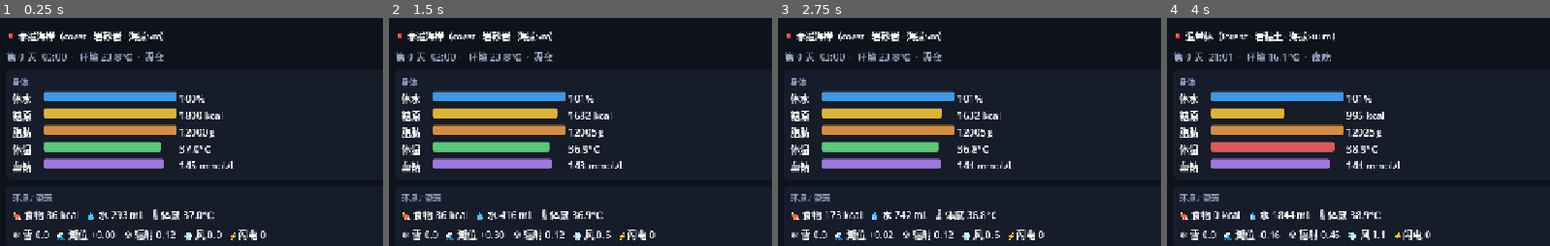
Above: before the commit, frames 1-4 (left to right).
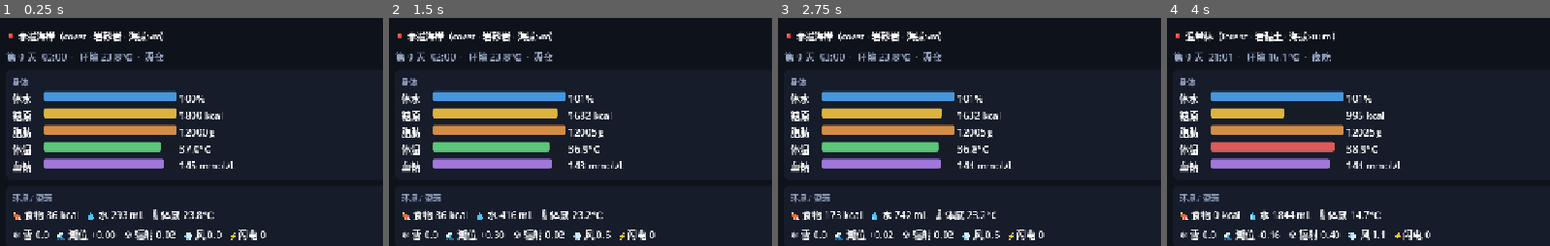
Above: after the commit, the same moments.

Repository: Mass404/survival-model
Game: Godot game, scene res://LocalMain.tscn
Same seed, same stepped clock (60 frames per second), same inputs: the game is played once before the commit and once after it. This scene is started directly instead of the project's main scene.
Inputs:
- Up to frame 1 (0.25 s): no input
- Up to frame 2 (1.5 s): click "🍖 觅食 1时" at 0.5 s; click "💧 喝水 1时" at 1.25 s
- Up to frame 3 (2.75 s): click "😴 休息 1时" at 2 s
- Up to frame 4 (4 s): click "🌙 过一夜" at 2.75 s; click "→ 温带林 (10h)" at 3.5 s
The pictures show only the part of the screen within x 0-50%, y 4-54%; the shares and areas given below are measured in that part.

The runs differ from the first frame. In frame 1, 0.1% of the frame differs, in the area x 43-53%, y 84-97%; in frame 2, 0.1%; in frame 3, 0.1%; in frame 4, 0.1%.

Commit message:
feat: R5 磁层-辐射-极地簇—补 world.html 四处遗漏(动态磁场/氡/风寒/极光)
第二轮逐函数审计发现 magField/radon/feelsLike/auroraStrength 漏搬,补全:
- World.gd: mag_field/mag_shield/core_activity——B∝核活动×自转,
  核活动∝planet_radio×metallicity^1.3(与火山同根,与 R4 金属丰度耦合)
- Local.gd: _radiation 改动态磁屏蔽(磁漏斗极区>赤道)+U/Th本底+氡地质项;
  删固定 MAG_SHIELD=0.9;氡逐小时积聚(洞穴低通风→26×浓);feels_like 风寒;
  aurora_strength 高磁纬+有场
- LocalMain.gd: env_label 体感改真·风寒气温(原误显 b.coreT),高纬夜挂极光标识
- magcheck.gd: 6 项断言全过(贫金属星磁场50→1uT、辐射赤道飙0.02→0.95、
  氡洞穴26x、体感0C风→-7.5C/35C封顶、极光高纬可见场灭则无)

回归:localcheck/worldcheck/conscheck 无回退(碳氮守恒一克不差)

Co-Authored-By: Claude Opus 4.8 <noreply@anthropic.com>

Diff:
--- a/godot/LocalMain.gd
+++ b/godot/LocalMain.gd
@@ -137,8 +137,10 @@
 	_setbar("core", b.coreT, 42.0, "%.1f℃" % b.coreT, Color8(220, 90, 90) if (b.coreT < 35.0 or b.coreT > 38.5) else Color8(90, 200, 120))
 	var naC: float = b.naBody / max(1.0, b.waterMl / 1000.0)
 	_setbar("na", naC, 160.0, "%.0f mmol/L" % naC, Color8(160, 120, 220))
-	env_label.text = "🍖 食物 %.0f kcal   💧 水 %.0f mL   🌡 体感 %.1f℃\n❄ 雪 %.1f   🌊 潮位 %+.2f   ☢ 辐射 %.2f   💨 风 %.1f   ⚡闪电 %d" % [
-		float(L["food"]), float(L["water"]), b.coreT, float(L["snow"]), local.tide, float(L["radiation"]), float(L["wind"]), int(L["lightning"])]
+	var feels: float = local.feels_like(float(L["envTemp"]), float(L["wind"]))   # 风寒体感气温
+	var aur := "   🌌极光" if local.aurora_now() > 0.05 else ""
+	env_label.text = "🍖 食物 %.0f kcal   💧 水 %.0f mL   🌡 体感 %.1f℃\n❄ 雪 %.1f   🌊 潮位 %+.2f   ☢ 辐射 %.2f   💨 风 %.1f   ⚡闪电 %d%s" % [
+		float(L["food"]), float(L["water"]), feels, float(L["snow"]), local.tide, float(L["radiation"]), float(L["wind"]), int(L["lightning"]), aur]
 	# 旅行按钮
 	for c in travel_box.get_children(): c.queue_free()
 	for nb in local.neighbors(local.player):
--- /dev/null
+++ b/godot/magcheck.gd
@@ -0,0 +1,79 @@
+extends SceneTree
+# 磁层-辐射-极地簇 headless 验证:godot --headless --path godot --script res://magcheck.gd
+# 补 world.html 4 处遗漏:① 动态磁场(B∝核活动×自转,贫金属→场塌缩) ② 辐射(磁漏斗极区高 + U/Th本底 + 氡)
+# ③ 氡(低通风/洞穴积聚,自身快衰变) ④ 风寒体感 ⑤ 极光(高磁纬+有场→可见;无场→灭)。确定性零随机。
+const Sim = preload("res://sim/World.gd")
+const GeoS = preload("res://sim/Geo.gd")
+const LocalS = preload("res://sim/Local.gd")
+
+func _z() -> Array:
+	var a := []; a.resize(Sim.NE); a.fill(0.0); return a
+
+func _initialize() -> void:
+	var g = GeoS.new(); g.generate()
+	var w = Sim.new()
+	w.geo = g
+	w.land_mask = g.coarse_land(Sim.NLat, Sim.NLon)
+	w.spinUp()
+	var loc = LocalS.new(); loc.setup(w, g)
+	print("================ 磁层·辐射·极地 验证 ================")
+
+	# ① 动态磁场:地球态 vs 贫金属第一代(metallicity↓→核燃料↓→核活动↓→场塌缩)
+	w.metallicity = 1.0
+	var fieldE := w.mag_field(); var shieldE := w.mag_shield()
+	w.metallicity = 0.05
+	var fieldP := w.mag_field(); var shieldP := w.mag_shield()
+	w.metallicity = 1.0   # 复位
+	print("① 磁场: 地球 B=%.1fμT 屏蔽=%.2f  |  贫金属 B=%.2fμT 屏蔽=%.2f" % [fieldE, shieldE, fieldP, shieldP])
+	var mag_ok: bool = fieldE > 40.0 and shieldE >= 0.99 and fieldP < fieldE * 0.2 and shieldP < 0.2
+
+	# ② 辐射:磁漏斗——同地两极>赤道;贫金属屏蔽塌→赤道辐射飙升
+	var eqL := {"lat": 0.0, "elev": 0.0, "dis": _z(), "dep": _z(), "radon": 0.0}
+	var poL := {"lat": 80.0, "elev": 0.0, "dis": _z(), "dep": _z(), "radon": 0.0}
+	var radEq := loc._radiation(eqL); var radPo := loc._radiation(poL)
+	w.metallicity = 0.05
+	var radEqPoor := loc._radiation(eqL)
+	w.metallicity = 1.0
+	print("② 辐射: 赤道%.3f < 极区%.3f(磁漏斗) | 贫金属赤道%.3f(屏蔽塌→飙升)" % [radEq, radPo, radEqPoor])
+	var rad_ok: bool = radPo > radEq + 0.3 and radEqPoor > radEq + 0.5
+
+	# ②b 地质本底:U/Th 岩石 + 氡 抬升辐射(无生命的暗洞也危险)
+	var uL := {"lat": 0.0, "elev": 0.0, "dis": _z(), "dep": _z(), "radon": 0.0}
+	uL["dis"][23] = 3.0; uL["dis"][24] = 2.0                    # U+Th 溶解本底
+	var radU := loc._radiation(uL)
+	uL["radon"] = 0.5                                            # 再叠氡气
+	var radURn := loc._radiation(uL)
+	print("②b U/Th本底: 净宇宙%.3f → +U/Th%.3f → +氡%.3f" % [radEq, radU, radURn])
+	var geo_ok: bool = radU > radEq + 0.5 and radURn > radU + 0.5
+
+	# ③ 氡:同等U,低通风(洞穴vent=0.0004)≫高通风(地表vent=0.3)积聚;平衡=0.0005U/(0.02+vent)
+	var cave = null; var surf = null
+	for L in loc.locs:
+		if L["kind"] == "cave": cave = L
+		elif surf == null and L["kind"] != "coast": surf = L
+	cave["dis"][23] = 4.0; surf["dis"][23] = 4.0                # 给同等U源
+	for h in 480: loc.step(60)                                  # 跑20天逼近平衡(每小时更新氡)
+	print("③ 氡积聚: 洞穴(低通风)%.4f ≫ 地表(高通风)%.4f  比≈%.0f×" % [float(cave["radon"]), float(surf["radon"]), float(cave["radon"]) / max(1e-6, float(surf["radon"]))])
+	var radon_ok: bool = float(cave["radon"]) > 0.05 and float(cave["radon"]) > 8.0 * float(surf["radon"])
+
+	# ④ 风寒体感:有风→比气温冷;气温>33℃→无风寒(封顶)
+	var f_cold := loc.feels_like(0.0, 9.0); var f_calm := loc.feels_like(10.0, 0.0); var f_hot := loc.feels_like(35.0, 9.0)
+	print("④ 体感: 0℃风9→%.1f℃(更冷) | 10℃无风→%.1f℃ | 35℃风9→%.1f℃(>33无寒)" % [f_cold, f_calm, f_hot])
+	var feels_ok: bool = f_cold < -3.0 and is_equal_approx(f_calm, 10.0) and is_equal_approx(f_hot, 35.0)
+
+	# ⑤ 极光:高磁纬(70°)有场→可见;赤道→0;贫金属(场灭)→高纬也灭
+	var auHi := loc.aurora_strength(70.0); var auEq := loc.aurora_strength(0.0)
+	w.metallicity = 0.05
+	var auPoor := loc.aurora_strength(70.0)
+	w.metallicity = 1.0
+	print("⑤ 极光: 高纬70°=%.3f(可见) | 赤道=%.3f | 贫金属高纬=%.3f(场灭→无极光)" % [auHi, auEq, auPoor])
+	var aurora_ok: bool = auHi > 0.05 and auEq < 1e-6 and auPoor < 0.05
+
+	var all_ok: bool = mag_ok and rad_ok and geo_ok and radon_ok and feels_ok and aurora_ok
+	print("------------------------------------------------")
+	print("① 动态磁场%s ② 辐射漏斗%s ②b 地质本底%s ③ 氡积聚%s ④ 体感%s ⑤ 极光%s" % [
+		_t(mag_ok), _t(rad_ok), _t(geo_ok), _t(radon_ok), _t(feels_ok), _t(aurora_ok)])
+	print("磁层-辐射-极地簇: %s" % ("✅ 全过" if all_ok else "❌ 有失败"))
+	quit(0 if all_ok else 1)
+
+func _t(b: bool) -> String: return "✅" if b else "❌"
--- a/godot/sim/Local.gd
+++ b/godot/sim/Local.gd
@@ -72,7 +72,6 @@
 func _ring_shine(latRad: float, deRad: float) -> float:   # 环反射夜光 ∝ 环被照亮程度
 	if RING == null: return 0.0
 	return float(RING["glow"]) * abs(sin(deRad)) * (1.0 if latRad * deRad > 0.0 else 0.4)
-const MAG_SHIELD := 0.9    # 磁层屏蔽强度
 var tide := 0.0            # 当前潮位(全局)
 var moonIllum := 0.0       # 当前月相照度 0新月..1满月(全局)
 const DIURNAL := {"coast": 4.0, "forest": 9.0, "mountain": 11.0, "tundra": 7.0, "cave": 1.0}  # 昼夜温差幅(海洋/洞穴小)
@@ -165,10 +164,34 @@
 	ringShineNow = _ring_shine(float(cur_loc()["lat"]) * PI / 180.0, world.decl(doy) * PI / 180.0)   # 环光夜照
 	eclSolar = _eclipse_cover(false); eclLunar = _eclipse_cover(true)   # 日/月食遮挡
 
-# 辐射剂量(per loc):磁层屏蔽赤道强、两极弱(磁漏斗)→极区高;高海拔薄气→更高
-func _radiation(lat: float, elev: float) -> float:
-	var shield: float = MAG_SHIELD * (1.0 - 0.6 * abs(sin(lat * PI / 180.0)))
-	return max(0.02, 1.0 - shield) * (1.0 + elev / 8000.0)
+# 辐射剂量(per loc,从 world.html radiationAt):
+#   宇宙/太阳 = (1-磁屏蔽)×薄气放大;磁屏蔽赤道强两极弱(磁漏斗)→极区高;磁场动态∝核活动×自转
+#   + 地质本底 = U/Th 岩石(溶+沉) + 氡气(洞穴积聚)
+func _radiation(L: Dictionary) -> float:
+	var lat: float = float(L["lat"])
+	var shield: float = world.mag_shield() * (1.0 - 0.6 * abs(sin(lat * PI / 180.0)))
+	var cosmic: float = max(0.02, 1.0 - shield) * (1.0 + float(L["elev"]) / 8000.0)   # 薄气(高海拔)→更高
+	var dis: Array = L["dis"]; var dep: Array = L["dep"]
+	var uth: float = float(dis[23]) + float(dis[24]) + float(dep[23]) + float(dep[24])   # U+Th 岩石本底
+	var geo: float = 0.2 * uth + 1.5 * float(L.get("radon", 0.0))
+	return cosmic + geo
+
+# 风寒体感(从 world.html feelsLike):风越大、气温越低→体感越冷(33℃以上无风寒)
+const WCHILL_K := 2.5
+func feels_like(t: float, w: float) -> float:
+	return t - WCHILL_K * sqrt(max(0.0, w)) * max(0.0, 33.0 - t) / 33.0
+
+# 极光强度(从 world.html auroraStrength):高磁纬(>50°)+有磁场channel带电粒子→极光帘幕
+func aurora_strength(lat: float) -> float:
+	return max(0.0, (abs(lat) - 50.0) / 40.0) * min(1.0, world.mag_field() / Sim.MAG_BCRIT)
+
+# 当前地点此刻可见极光?需高磁纬 + 够暗(夜)。返回强度(0=不可见)
+func aurora_now() -> float:
+	var L = cur_loc()
+	var au: float = aurora_strength(float(L["lat"]))
+	if au <= 0.05: return 0.0
+	var doy: int = int(float(total) / 1440.0) % Sim.YEAR
+	return au if _sun_flux(float(L["lat"]), doy) < 0.05 else 0.0   # 够暗才看得见
 
 # 逐地点元素化学(逐日):本地岩性 LITHO 驱动碳酸风化(岩→溶)→溶解度沉淀(溶→沉成矿)。逐元素守恒(rockE3→dis→dep)
 func _chem_step(L: Dictionary) -> void:
@@ -241,6 +264,7 @@
 		"soilCap": soilCap, "Soil": soilCap * 0.5, "Lake": 0.0, "GW": 2.0,
 		"runoff": 0.0, "runoffAcc": 0.0, "spring": 0.0, "down": -1, "envTemp": 15.0, "meanTemp": 15.0,
 		"snow": 0.0, "glacier": 0.0, "charge": 0.0, "lightning": 0, "wind": 0.0, "wave": 0.0, "radiation": 0.0,
+		"vent": (0.0004 if kind == "cave" else 0.3), "radon": 0.0,   # 通风率(洞穴极低→气体积聚)+ 氡浓度
 		"tecStress": 0.0, "quakes": 0, "lithified": false,
 		"food": 0.0, "water": 0.0, "foodCap": 0.0, "waterCap": 0.0}
 
@@ -311,7 +335,12 @@
 		L["meanTemp"] = _mean_temp(L)
 		# 资源:食物=当地植被(全球 N 生物量) + 海岸海产;水=降水(淡水)。按容量再生
 		var k: int = _cell(L["lat"], L["lon"])
-		L["radiation"] = _radiation(float(L["lat"]), float(L["elev"]))   # 辐射剂量(磁层+海拔)
+		# 氡:U衰变产气,低通风(洞穴)积聚,自身快衰变(从 world.html);平衡=0.0005·U/(0.02+vent)
+		var dis: Array = L["dis"]; var dep: Array = L["dep"]
+		var uHere: float = float(dis[23]) + float(dep[23])
+		var rn: float = float(L["radon"])
+		L["radon"] = max(0.0, rn + 0.0005 * uHere - rn * (0.02 + float(L["vent"])))
+		L["radiation"] = _radiation(L)   # 辐射剂量(动态磁层屏蔽 + U/Th本底 + 氡)
 		var veg: float = world.N[k] + world.H[k] * 0.5     # 生产者+食草(可猎)
 		if L["kind"] == "coast": veg += 8.0 + max(0.0, -tide) * 10.0    # 海产 + 低潮露滩→更多觅食
 		L["foodCap"] = veg * 90.0                          # kcal 容量
--- a/godot/sim/World.gd
+++ b/godot/sim/World.gd
@@ -259,6 +259,25 @@
 # R4 行星配置:金属丰度(星系化学演化代;地球=1,贫金属第一代→0)。重元素丰度∝金属丰度
 var metallicity := 1.0
 const HEAVY_E := [9, 12, 13, 14, 15, 20, 23, 24]   # 超新星产重元素:铜锡铅银金汞铀钍(贫金属星无矿无核燃料)
+
+# R5 行星磁层(从 world.html magField/magShield):地磁发电机 B ∝ 核活动(放射成因热)×自转。
+# 与火山同根(放射性燃料 U/Th/K ∝ 金属丰度^1.3,超新星产物)。耦合:大气屏蔽率→地表辐射、极光。
+const MAG_BSURF := 50.0       # 参考地表场 μT(地球态)
+const MAG_BCRIT := 20.0       # 屏蔽住太阳风/锁住辐射所需场 μT
+var planet_radio := 1.0       # 放射性燃料基准(U/Th/K),地球=1;贫金属第一代→几乎无→冷核
+var planet_rot_h := 24.0      # 自转周期(小时),越快磁场越强
+var planet_radius_km := 6371.0   # 行星半径 km(小行星散热快→核活动低)
+
+func core_activity() -> float:   # 核对流活动 = 放射成因热/散热(∝1/R):地球≈1稳定;小星/贫铀→偏低
+	var radio_fuel: float = planet_radio * pow(metallicity, 1.3)   # 重元素(SN产)对代数更敏感
+	return min(1.0, radio_fuel / (6371.0 / planet_radius_km))
+
+func mag_field() -> float:       # 地表磁场强度 μT
+	return MAG_BSURF * core_activity() * (24.0 / planet_rot_h)
+
+func mag_shield() -> float:      # 大气/磁层屏蔽率(强场→1=不漏)
+	return min(1.0, mag_field() / MAG_BCRIT)
+
 const E_BURY := 5e-4      # 海洋埋藏率(对超本底)
 const E_RETURN := 0.03    # 俯冲池→火山返还(每地质年)
 var disE := PackedFloat64Array()    # 各格溶解元素,索引 k*NE+e
